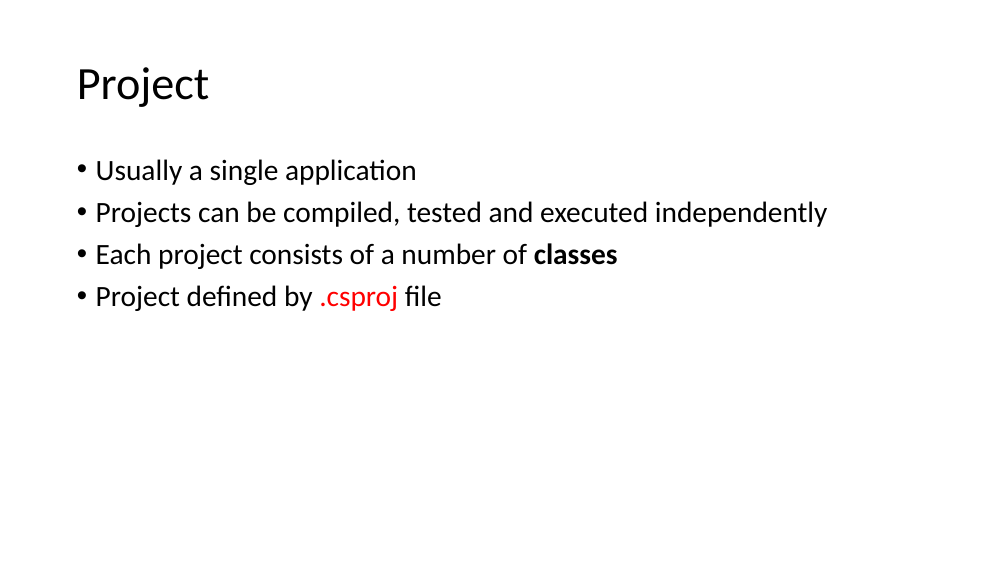
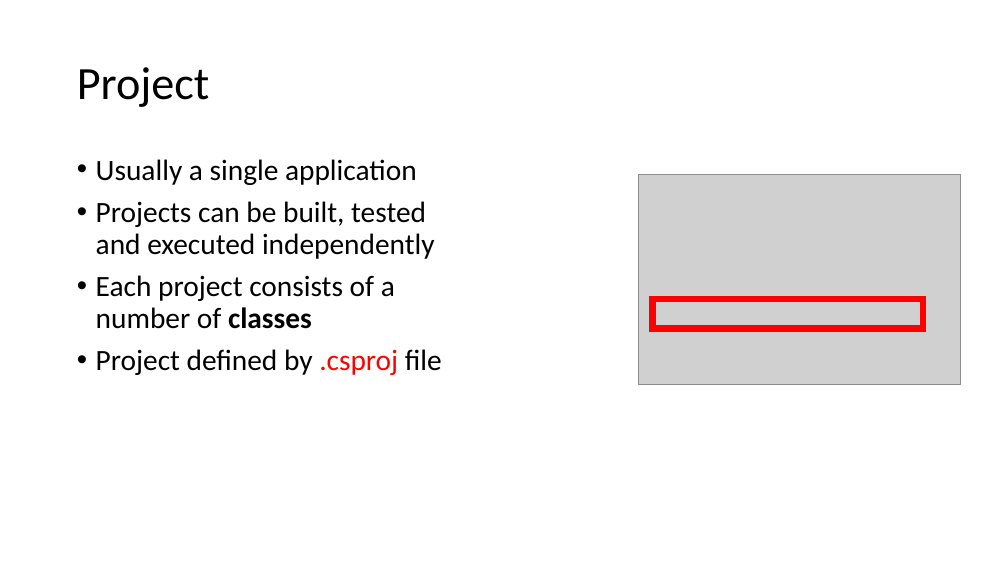
Before and after one commit to perslaursen/OOProg22, a slide deck: slide 4 of Chap/Start/Presentations/CodeOrganisation.pptx. Drawn at 1008x567 pixels with LibreOffice and Linux fonts; fonts in the diff are those of the drawing; grey boxes stand for pictures. Boxes give left, top, right and bottom in pixels: in the first picture for what was removed or moved away, otherwise in the second. Text is boxed around its words. In the diff, an @@ line names an element or a change of style, - is before the commit and + after.

```diff
--- a/Chap/Start/Presentations/CodeOrganisation.pptx
+++ b/Chap/Start/Presentations/CodeOrganisation.pptx
@@ picture added at bbox=[638, 174, 960, 385] @@
@@ text at bbox=[96, 201, 435, 259]: text changed @@
-• Projects can be compiled, tested and executed independently
+• Projects can be built, tested and executed independently
@@ rectangle added at bbox=[653, 299, 923, 329], outline #FF0000 6 pt @@
```
Also in this commit, not shown: 4 other slides changed, 1 slide removed, 37 other files.
